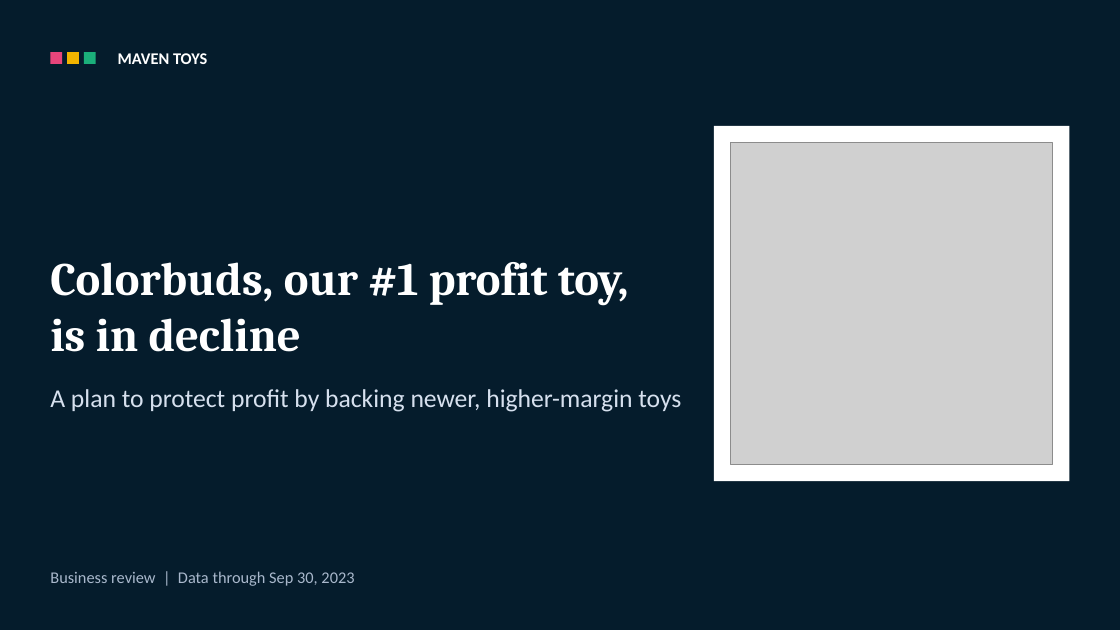
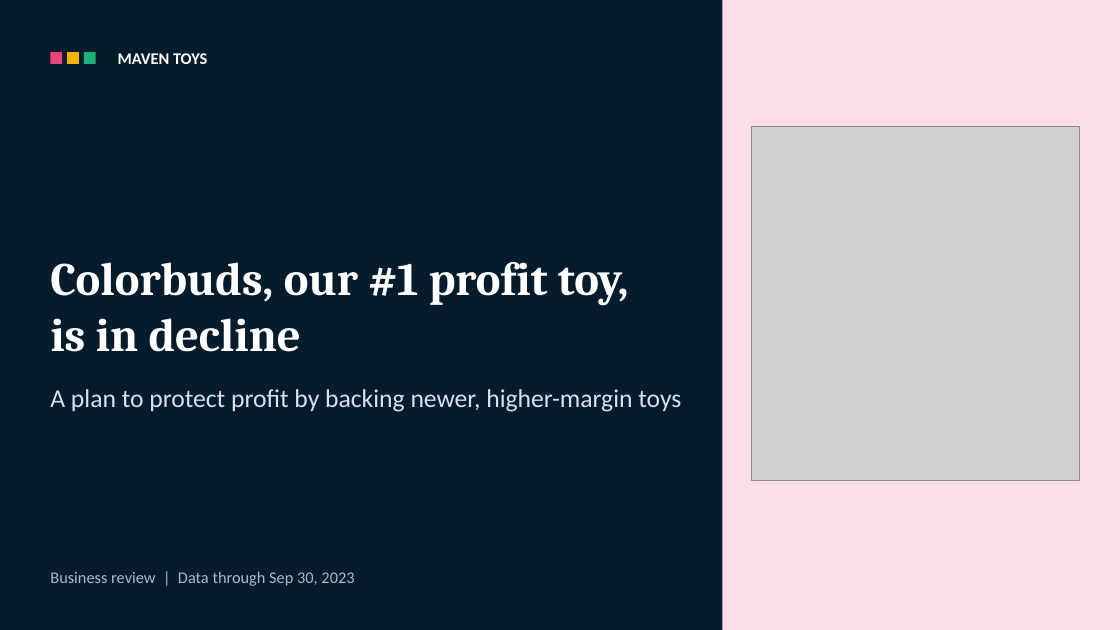
Before and after one commit to surajko9000/maven-toys-ai-analytics, a slide deck: slide 1 of site/deck/Colorbuds_to_Playfoam.pptx. Drawn at 1120x630 pixels with LibreOffice and Linux fonts; fonts in the diff are those of the drawing; grey boxes stand for pictures. Boxes give left, top, right and bottom in pixels: in the first picture for what was removed or moved away, otherwise in the second. Text is boxed around its words. In the diff, an @@ line names an element or a change of style, - is before the commit and + after.

```diff
--- a/site/deck/Colorbuds_to_Playfoam.pptx
+++ b/site/deck/Colorbuds_to_Playfoam.pptx
@@ rectangle resized from (x1=714, y1=126, x2=1070, y2=481) to (x1=723, y1=0, x2=1120, y2=630) @@
@@ rectangle at (x1=723, y1=0, x2=1120, y2=630): fill #FFFFFF to #FBDDE9 @@
@@ picture resized from (x1=731, y1=143, x2=1053, y2=465) to (x1=752, y1=126, x2=1080, y2=481) @@
```
Also in this commit, not shown: 4 other files.
